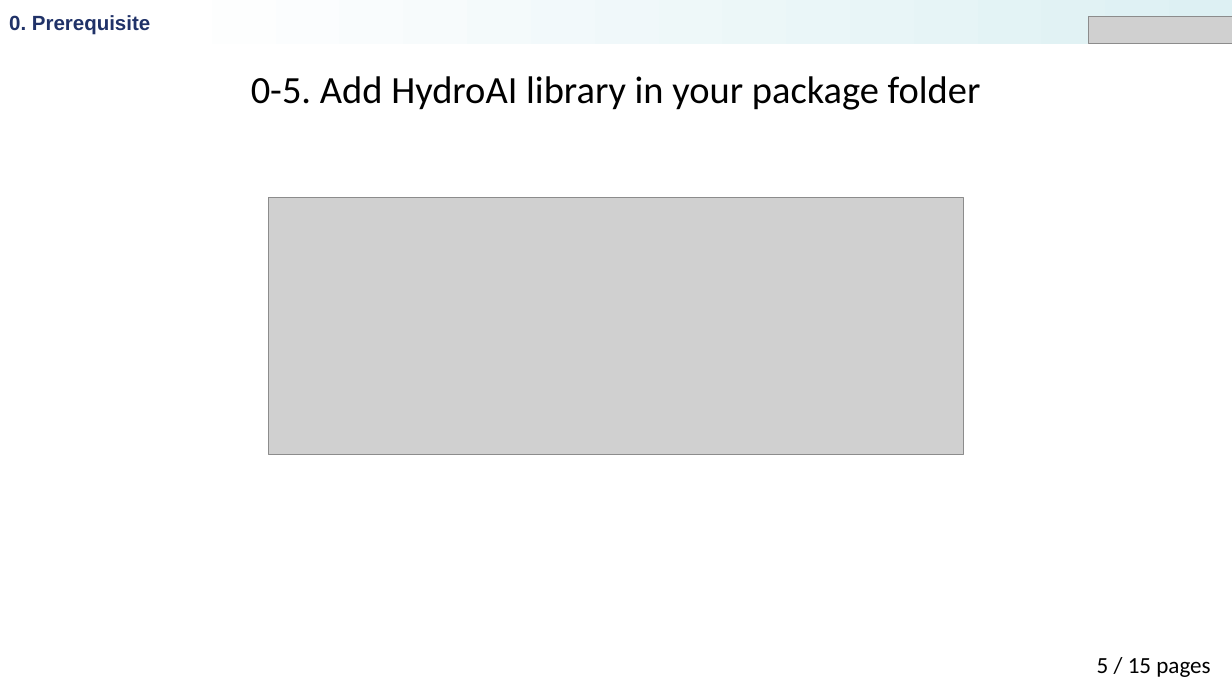
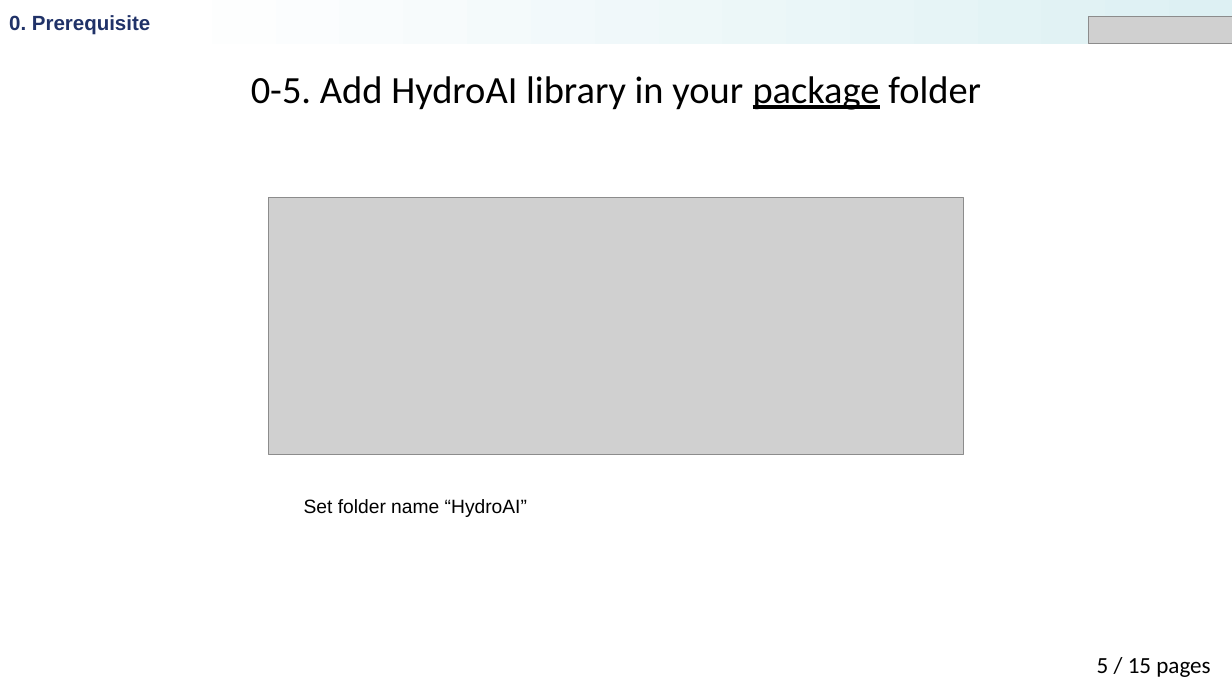
Before and after one commit to Hyunglok-Kim/EN5423, a slide deck: slide 7 of week01/Prerequisites/lecture_240228_SIEB.pptx. Drawn at 1232x693 pixels with LibreOffice and Linux fonts; fonts in the diff are those of the drawing; grey boxes stand for pictures. Boxes give left, top, right and bottom in pixels: in the first picture for what was removed or moved away, otherwise in the second. Text is boxed around its words. In the diff, an @@ line names an element or a change of style, - is before the commit and + after.

```diff
--- a/week01/Prerequisites/lecture_240228_SIEB.pptx
+++ b/week01/Prerequisites/lecture_240228_SIEB.pptx
@@ text "0-5. Add HydroAI library in ..." at (251,76,981,110): underline on in "package" @@
@@ text added at (304,499,527,517), 15 pt, text #000000 @@
+Set folder name “HydroAI”
```
Also in this commit, not shown: 3 other slides changed, 8 other files.
